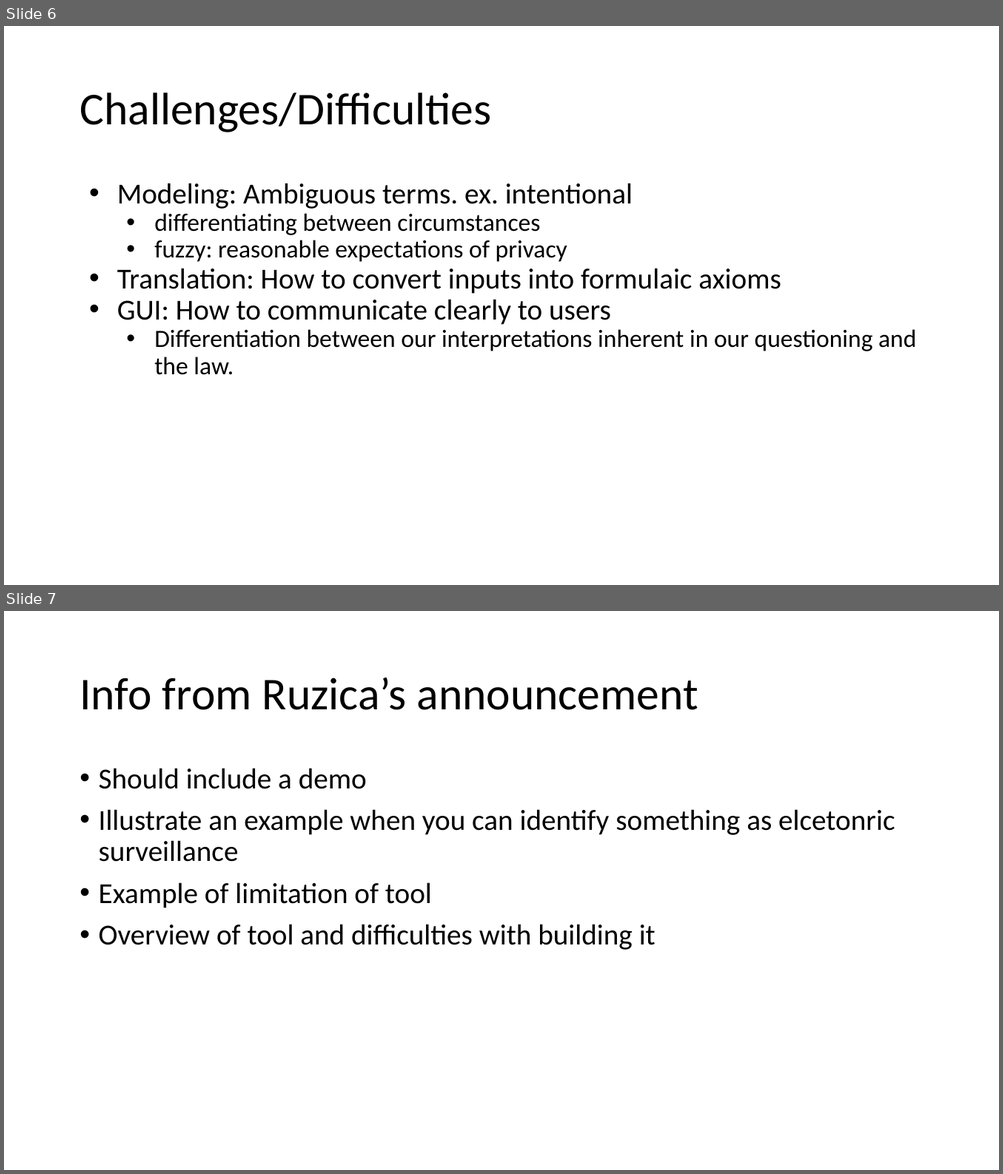
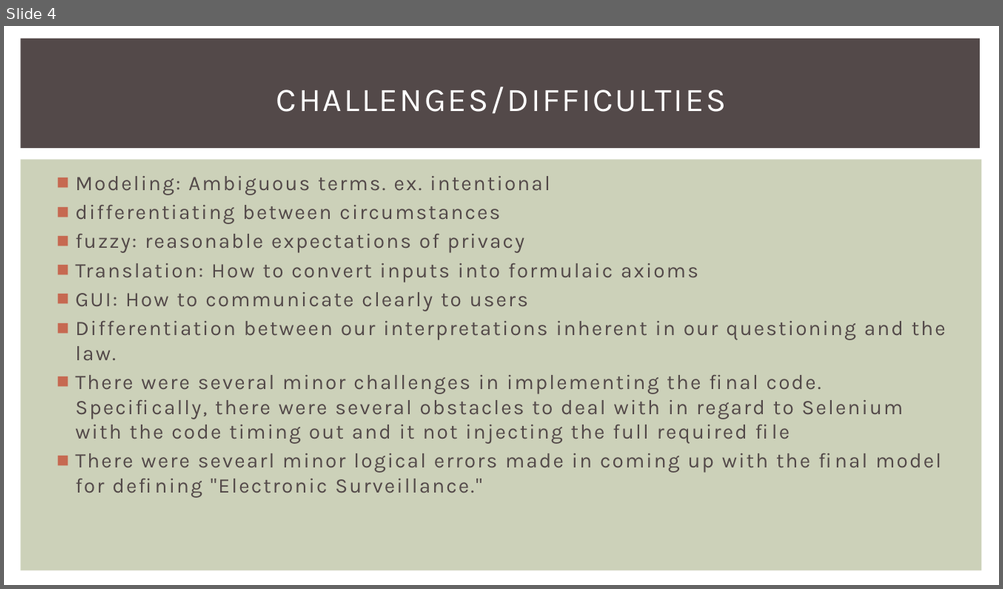
Before and after one commit to jakubbester/fisa-project, a slide deck: Project #2 (FISA Project).pptx. Shown one above the other, each under a label of ours: slides 6 and 7 before the commit, slide 4 after it. The pictures are 1003x1174 and 1003x589 pixels, drawn with LibreOffice and Linux fonts; fonts in the diff are those of the drawing. Boxes give left, top, right and bottom in pixels: in the first picture for what was removed or moved away, otherwise in the second. Text is boxed around its words. In the diff, an @@ line names an element or a change of style, - is before the commit and + after.

```diff
--- a/Project #2 (FISA Project).pptx
+++ b/Project #2 (FISA Project).pptx
@@ slide 7 removed at [4, 611, 999, 1170], background #FFFFFF @@
@@ title removed at [79, 678, 698, 710] @@
-Info from Ruzica’s announcement
@@ text removed at [99, 768, 894, 950] @@
-• Should include a demo
-• Illustrate an example when you can identify something as elcetonric surveillance
-• Example of limitation of tool
-• Overview of tool and difficulties with building it
@@ what was slide 6 is now slide 4 @@
@@ slide 4 changed as well @@
@@ rectangle added at [20, 39, 979, 148], fill #534949 @@
@@ title at [276, 87, 726, 113]: text changed; size 44 to 32 pt; font Calibri to Karla; text colour #000000 to #FFFFFF @@
-Challenges/Difficulties
+CHALLENGES/DIFFICULTIES
@@ rectangle added at [20, 159, 982, 571], fill #CCD1B9 @@
@@ text "Modeling: Ambiguous terms. ex. intentional": place and size @@
-text "Modeling: Ambiguous terms. ex. intentional" at [117, 183, 916, 375]
+text "Modeling: Ambiguous terms. ex. intentional" at [75, 176, 945, 494]
@@ text at [75, 176, 945, 361]: size 28 to 20 pt in "Modeling: Ambiguous terms. ex. intentional", "Translation: How to convert inputs into formulaic ...", "GUI: How to communicate clearly to users"; font Calibri to Karla, text colour #000000 to #534949, letter spacing 0 to 1.5 pt in "Modeling: Ambiguous terms. ex. intentional", "differentiating between circumstances", "fuzzy: reasonable expectations of privacy", "Translation: How to convert inputs into formulaic ..." and 2 more places; size 24 to 20 pt in "differentiating between circumstances", "fuzzy: reasonable expectations of privacy", "Differentiation between our interpretations inherent in our ..."; bullet • to ■; line spacing 0.9 to 1; more space between paragraphs; bullet colour #000000 to #C66951; list level 2 to 1 in "differentiating between circumstances"; list level 2 to 1 in "fuzzy: reasonable expectations of privacy"; list level 2 to 1 in "Differentiation between our interpretations inherent ..." @@
@@ text at [75, 375, 941, 494]: paragraphs added @@
+■ There were several minor challenges in implementing the final code. Specifically, there were several obstacles to deal with in regard to Selenium with the code timing out and it not injecting the full required file
+■ There were sevearl minor logical errors made in coming up with the final model for defining "Electronic Surveillance."
```
Also in this commit, not shown: 2 other slides changed, 1 slide added, 3 other slides removed.
